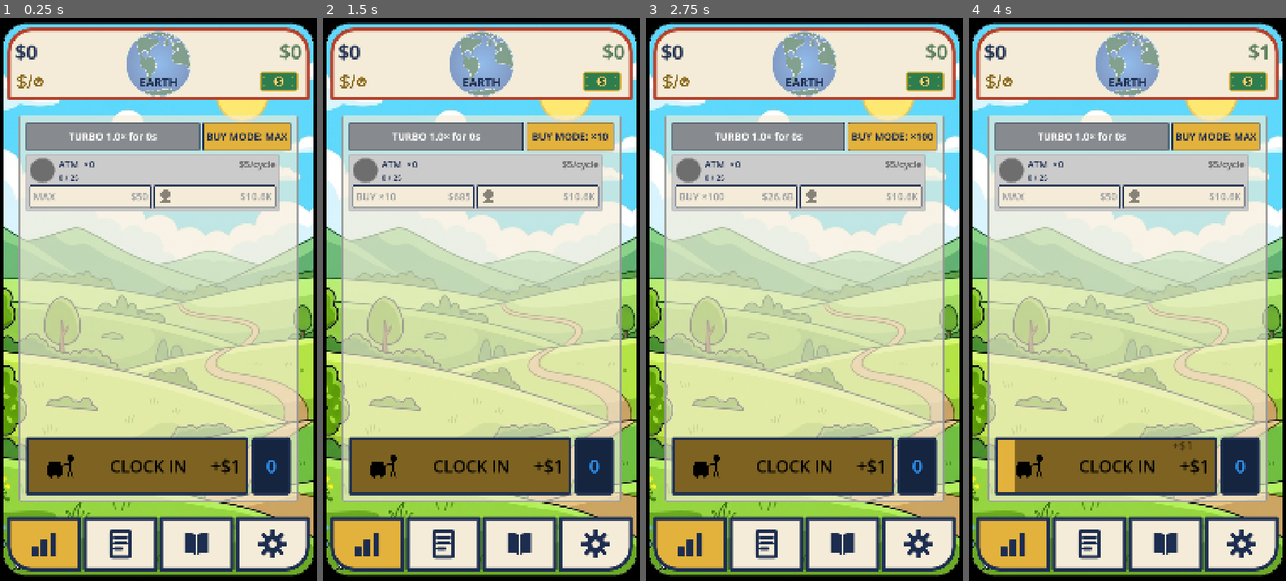
Above: before the commit, frames 1-4 (left to right).
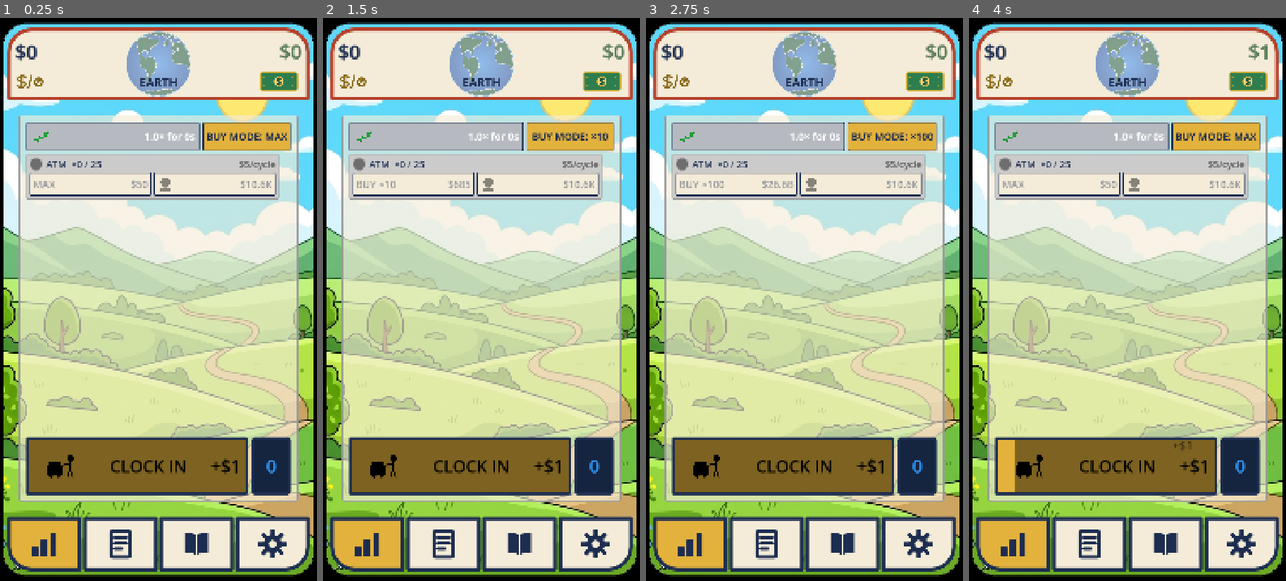
Above: after the commit, the same moments.

Repository: TimGoergen/american-tycoon
Game: Godot game, scene res://Main.tscn
The game is run twice, just before and just after one commit, with the same random seed, the same clock (stepped at 60 frames per second) and the same inputs.
Inputs (mouse positions are in pixels of both pictures, inside the frame that each line leads up to):
- Up to frame 1 (0.25 s): no input
- Up to frame 2 (1.5 s): click "BUY MODE: MAX" at 0.5 s; click "BUY MODE: ×1" at 1.25 s
- Up to frame 3 (2.75 s): click "BUY MODE: ×10" at 2 s
- Up to frame 4 (4 s): click "BUY MODE: ×100" at 2.75 s; click (1105, 468) at 3.5 s

The runs differ from the first frame. In frame 1, 6.6% of the frame differs, in the area x 8-89%, y 18-35%; in frame 2, 6.6%; in frame 3, 6.6%; in frame 4, 6.6%.

Commit message:
Property-row + TURBO button UI polish
- Hire button level-up state now shows the person icon + "LVL x"
  instead of spelling out the staffer's job title.
- Removed the milestone progress bar from each property row; the
  owned/next-tier-threshold info is now folded into the title as
  "<name>  xN / threshold" (or "/ MAX" past the final milestone).
- Replaced the word "TURBO" on the frenzy button with a new green
  growth-arrow icon (left-aligned); the live reward readout now
  right-aligns. New asset art/icons/turbo.svg (+ mipmapped .import,
  force-committed since *.import is gitignored).

Co-Authored-By: Claude Opus 4.8 <noreply@anthropic.com>
Claude-Session: https://claude.ai/code/session_01YGt1uUMG6RvKpKkyyiDnAD

Diff:
--- /dev/null
+++ b/game/art/icons/turbo.svg
@@ -0,0 +1,25 @@
+<?xml version="1.0" encoding="UTF-8"?>
+<!--
+  TURBO-mode symbol: an upward zig-zag "growth" arrow, recreated from Tim's
+  reference PNG (2026-06-29). Drawn as one reusable shape (a thick zig-zag
+  stroke plus a solid arrowhead) that is stamped twice: a darker copy offset
+  down-and-right for the extruded 3D shadow, then the bright copy on top.
+  Colors are driven by `color`/currentColor so the same geometry serves both.
+-->
+<svg xmlns="http://www.w3.org/2000/svg" viewBox="0 0 1063 886" width="1063" height="886">
+  <defs>
+    <g id="growth-arrow">
+      <!-- The climbing body: bottom-left up through two peaks toward the head. -->
+      <polyline points="120,715 255,592 372,690 520,452 652,560 812,388"
+                fill="none" stroke="currentColor" stroke-width="86"
+                stroke-linejoin="miter" stroke-linecap="butt" stroke-miterlimit="6"/>
+      <!-- Solid arrowhead; its back edge overlaps the body so they read as one. -->
+      <polygon points="980,138 712,248 892,520" fill="currentColor"/>
+    </g>
+  </defs>
+
+  <!-- Extruded shadow face: same shape, darker green, nudged down-right. -->
+  <use href="#growth-arrow" color="#11772A" transform="translate(20,22)"/>
+  <!-- Bright top face. -->
+  <use href="#growth-arrow" color="#1FA038"/>
+</svg>
--- a/game/scripts/ui/FrenzyBar.gd
+++ b/game/scripts/ui/FrenzyBar.gd
@@ -3,18 +3,28 @@
 
 # The frenzy meter IS the TURBO button (Tim, 2026-06-21): the meter fill doubles as
 # the button background — mustard while charging, red while burning — with a
-# transparent Button overlaid on top that carries the TURBO label and catches the
-# tap (the same "meter as button background" pattern the wage button uses).
+# transparent Button overlaid on top that catches the tap (the same "meter as button
+# background" pattern the wage button uses).
 #
-# The label always previews the live reward ("TURBO 2.4× for 54s") — every
-# irreversible decision shows its reward first (Spec §7 house rule).
+# On top of the button sit two pieces that ignore the mouse so the tap still reaches
+# it (Tim, 2026-06-29): the green growth-arrow icon, left-aligned, standing in for the
+# word "TURBO", and the live reward readout ("2.4× for 54s") right-aligned. The reward
+# is always previewed — every irreversible decision shows its reward first (Spec §7).
 
 signal pop_requested
+
+## The growth-arrow symbol that replaces the word "TURBO" on the button.
+const TURBO_TEX := preload("res://art/icons/turbo.svg")
+## Side length of that icon, sized to sit comfortably inside the button's height.
+const TURBO_ICON_SIZE := 64
 
 var _frenzy: FrenzyState
 var _tuning: TuningConfig
 
 var _button: Button
+## The reward readout drawn on the right of the button (the icon stands in for the
+## word "TURBO" on the left). Set live in _process.
+var _label: Label
 var _showing_burn_style := false
 
 ## Eased fill shown on the bar. The true meter is driven by the 10 Hz logic tick,
@@ -38,33 +48,53 @@
 	size_flags_vertical = Control.SIZE_FILL
 	UiPalette.style_framed_progress(self, UiPalette.MUSTARD_GOLD, UiPalette.PROGRESS_TRACK_GRAY)
 
-	# Transparent button overlaying the meter: the gold/red fill shows through, and
-	# only the TURBO label and the tap belong to the button. Empty styleboxes (with a
-	# little side padding) keep the meter visible while leaving room for the label so
-	# it doesn't kiss the navy frame.
-	var label_padding := StyleBoxEmpty.new()
-	label_padding.content_margin_left = 14
-	label_padding.content_margin_right = 14
-
+	# Transparent button overlaying the meter: the gold/red fill shows through, and only
+	# the tap belongs to the button. Empty styleboxes in every state keep the meter visible
+	# (a Button's default plate is opaque and would hide the fill).
 	_button = Button.new()
 	_button.set_anchors_preset(Control.PRESET_FULL_RECT)
-	# Horizontally centered label (Tim, 2026-06-21).
-	_button.alignment = HORIZONTAL_ALIGNMENT_CENTER
-	# Larger + bold TURBO label (Tim, 2026-06-25): 30% over the old FONT_SMALL lands at FONT_BUTTON.
-	_button.add_theme_font_size_override("font_size", UiPalette.FONT_BUTTON)
-	_button.add_theme_font_override("font", UiPalette.make_bold_font())
-	_button.add_theme_stylebox_override("normal", label_padding)
-	_button.add_theme_stylebox_override("hover", label_padding)
-	_button.add_theme_stylebox_override("pressed", label_padding)
-	_button.add_theme_stylebox_override("focus", StyleBoxEmpty.new())
-	# White TURBO label in EVERY state (Tim, 2026-06-23 / 2026-06-28) — including focus and
-	# hover-pressed, so a click never recolors it. Disabled is the common state (can't pop until
-	# charged), so it too stays white rather than the default greyed wash.
-	for state in ["font_color", "font_hover_color", "font_pressed_color", "font_focus_color",
-			"font_hover_pressed_color", "font_disabled_color"]:
-		_button.add_theme_color_override(state, Color.WHITE)
+	for state in ["normal", "hover", "pressed", "focus", "disabled"]:
+		_button.add_theme_stylebox_override(state, StyleBoxEmpty.new())
 	_button.pressed.connect(func() -> void: pop_requested.emit())
 	add_child(_button)
+
+	# Overlay sitting on top of the button: the icon on the left, the reward text on the
+	# right. It ignores the mouse so taps pass straight through to the button beneath. The
+	# side margins keep both pieces clear of the navy frame.
+	var overlay := MarginContainer.new()
+	overlay.set_anchors_preset(Control.PRESET_FULL_RECT)
+	overlay.add_theme_constant_override("margin_left", 16)
+	overlay.add_theme_constant_override("margin_right", 16)
+	overlay.mouse_filter = Control.MOUSE_FILTER_IGNORE
+	_button.add_child(overlay)
+
+	var row := HBoxContainer.new()
+	row.add_theme_constant_override("separation", 10)
+	row.mouse_filter = Control.MOUSE_FILTER_IGNORE
+	overlay.add_child(row)
+
+	# Left: the growth-arrow icon standing in for the word "TURBO".
+	var icon := TextureRect.new()
+	icon.texture = TURBO_TEX
+	icon.custom_minimum_size = Vector2(TURBO_ICON_SIZE, TURBO_ICON_SIZE)
+	icon.expand_mode = TextureRect.EXPAND_IGNORE_SIZE
+	icon.stretch_mode = TextureRect.STRETCH_KEEP_ASPECT_CENTERED
+	icon.size_flags_vertical = Control.SIZE_SHRINK_CENTER
+	icon.mouse_filter = Control.MOUSE_FILTER_IGNORE
+	row.add_child(icon)
+
+	# Right: the live reward readout. It takes the remaining width and right-aligns, so the
+	# text hugs the frame's right edge while the icon stays pinned left.
+	_label = Label.new()
+	_label.horizontal_alignment = HORIZONTAL_ALIGNMENT_RIGHT
+	_label.vertical_alignment = VERTICAL_ALIGNMENT_CENTER
+	_label.size_flags_horizontal = Control.SIZE_EXPAND_FILL
+	_label.mouse_filter = Control.MOUSE_FILTER_IGNORE
+	# Larger + bold readout (Tim, 2026-06-25), white in all states so a tap never recolors it.
+	_label.add_theme_font_size_override("font_size", UiPalette.FONT_BUTTON)
+	_label.add_theme_font_override("font", UiPalette.make_bold_font())
+	_label.add_theme_color_override("font_color", Color.WHITE)
+	row.add_child(_label)
 
 
 func _process(delta: float) -> void:
@@ -74,15 +104,16 @@
 	if _frenzy.mode == FrenzyState.Mode.BURNING:
 		_set_burn_style(true)
 		var seconds_left := _frenzy.meter * _tuning.frenzy_burn_duration
-		# Multiplier reads "2.4×" (the × trails the number) per Tim's call.
-		_button.text = "%.1f× — %ds left" % [_frenzy.locked_multiplier, int(seconds_left)]
+		# Multiplier reads "2.4×" (the × trails the number) per Tim's call. The icon on the
+		# left already conveys "TURBO", so the readout is just the reward.
+		_label.text = "%.1f× — %ds left" % [_frenzy.locked_multiplier, int(seconds_left)]
 		_button.disabled = true
 	else:
 		_set_burn_style(false)
 		# Live preview of what a pop right now would lock in.
 		var preview_mult := 1.0 + (_tuning.frenzy_max_multiplier - 1.0) * _frenzy.meter
 		var preview_secs := _frenzy.meter * _tuning.frenzy_burn_duration
-		_button.text = "TURBO %.1f× for %ds" % [preview_mult, int(preview_secs)]
+		_label.text = "%.1f× for %ds" % [preview_mult, int(preview_secs)]
 		_button.disabled = not _frenzy.can_pop()
 
 
--- a/game/scripts/ui/PropertyRow.gd
+++ b/game/scripts/ui/PropertyRow.gd
@@ -99,8 +99,6 @@
 var _name_label: Label
 var _income_label: Label
 var _cycle_bar: ProgressBar
-var _milestone_bar: ProgressBar
-var _milestone_label: Label
 var _buy_button: Button
 var _buy_caption_label: Label
 var _buy_cost_label: Label
@@ -193,26 +191,6 @@
 	_cycle_bar.size_flags_vertical = Control.SIZE_SHRINK_CENTER
 	UiPalette.style_progress_bar(_cycle_bar, UiPalette.MONEY_GREEN)
 	top_section.add_child(_cycle_bar)
-
-	# Milestone slider: min = last milestone, max = next (Spec §3.5 — "the pile can push me
-	# over 40" is part of the return spike). Lives in top_section (right of the portrait) so it
-	# shares the cycle bar's width and the portrait spans it too (Tim, 2026-06-22).
-	var milestone_line := HBoxContainer.new()
-	milestone_line.add_theme_constant_override("separation", 10)
-	top_section.add_child(milestone_line)
-
-	_milestone_bar = ProgressBar.new()
-	_milestone_bar.show_percentage = false
-	_milestone_bar.custom_minimum_size = Vector2(0, 18)
-	_milestone_bar.size_flags_horizontal = Control.SIZE_EXPAND_FILL
-	_milestone_bar.size_flags_vertical = Control.SIZE_SHRINK_CENTER
-	UiPalette.style_progress_bar(_milestone_bar, UiPalette.NAVY)
-	milestone_line.add_child(_milestone_bar)
-
-	_milestone_label = Label.new()
-	_milestone_label.add_theme_color_override("font_color", UiPalette.NAVY)
-	_milestone_label.add_theme_font_size_override("font_size", UiPalette.FONT_SMALL)
-	milestone_line.add_child(_milestone_label)
 
 	# Buy / hire buttons (bulk-buy is mandatory — GDD §3.1). The buy button's
 	# count follows the global buy-mode toggle.
@@ -333,17 +311,23 @@
 			or prop_index == _economy.get_cheapest_unaffordable_unowned_index(current_tier))
 
 	var config := _prop.config as PropertyConfig
-	_name_label.text = "%s  ×%d" % [config.display_name, _prop.units_owned]
+	# Name shows the owned count and, after the slash, the unit threshold of the next
+	# milestone tier (the old progress bar's information, folded into the title — Tim,
+	# 2026-06-29). Past the final milestone there is no next count, so we show "MAX".
+	var next_milestone := _prop.get_next_milestone_count()
+	if next_milestone <= 0:
+		_name_label.text = "%s  ×%d / MAX" % [config.display_name, _prop.units_owned]
+	else:
+		_name_label.text = "%s  ×%d / %d" % [config.display_name, _prop.units_owned, next_milestone]
 
 	# A rung the player owns no units of yet gets a drab gray "locked" look; once a
 	# unit is bought it switches to the normal cream styling (applied on change).
 	var owned := _prop.units_owned > 0
 	_apply_ownership_styling(owned)
 
-	# An unowned rung has no cycle to run and no milestone tier reached, so both bars are
-	# hidden until the player owns at least one unit (Tim, 2026-06-28).
+	# An unowned rung has no cycle to run, so the cycle bar is hidden until the player
+	# owns at least one unit (Tim, 2026-06-28).
 	_cycle_bar.visible = owned
-	_milestone_bar.visible = owned
 
 	# Keep the portrait circle square and as tall as this top section: its height is already
 	# stretched to the section by the layout, so we just match the width to it.
@@ -432,21 +416,6 @@
 	var rush_held := _manager_circle.is_held() and _prop.units_owned > 0
 	_set_cycle_color(rush_no_longer_option, rush_held)
 
-	# Milestone slider runs from the last crossed milestone to the next one. Past the
-	# final milestone (400) there is no next, so the bar reads full and the label maxed.
-	var next_milestone := _prop.get_next_milestone_count()
-	var last_milestone := _prop.get_last_milestone_count()
-	if next_milestone <= 0:
-		_milestone_bar.min_value = 0
-		_milestone_bar.max_value = maxi(last_milestone, 1)
-		_milestone_bar.value = maxi(last_milestone, 1)
-		_milestone_label.text = "%d / MAX" % _prop.units_owned
-	else:
-		_milestone_bar.min_value = last_milestone
-		_milestone_bar.max_value = next_milestone
-		_milestone_bar.value = _prop.units_owned
-		_milestone_label.text = "%d / %d" % [_prop.units_owned, next_milestone]
-
 	_refresh_buy_button()
 	_refresh_hire_button()
 
@@ -529,11 +498,11 @@
 		# Best tier for this epoch reached — the button now buys within-epoch staff levels,
 		# each compounding this property's income (GDD §6.1). It is a live action, so it uses
 		# the normal action styling, not the old faint-green disabled plate. The headshot icon
-		# yields to the staffer's NAME + current level.
+		# stands in for the staffer (we no longer spell out the job title); the left label just
+		# shows the current level (Tim, 2026-06-29).
 		_apply_hire_styling(false)
-		_hire_icon.visible = false
-		var staffer := EpochCatalog.staffer_name(tier, prop_index).to_upper()
-		_hire_left_label.text = "%s · LV %d" % [staffer, _prop.staff_level]
+		_hire_icon.visible = true
+		_hire_left_label.text = "LVL %d" % _prop.staff_level
 		var level_cost := _economy.get_staff_level_cost(prop_index)
 		_hire_cost_label.text = Money.of(level_cost).display()
 		# Same gate as hiring: need the cash, and units for the staffer to run.
@@ -541,6 +510,7 @@
 		# Full navy when affordable; dimmed navy when not — matching the HIRE/UPGRADE state.
 		var level_color := Color(UiPalette.NAVY, 0.45) if _hire_button.disabled else UiPalette.NAVY
 		_set_split_label_color(_hire_left_label, _hire_cost_label, level_color)
+		_hire_icon.modulate = level_color
 		return
 
 	# Otherwise a tier is available to buy: tier 1 (HIRE) from unstaffed, or the next
Not shown, added: game/art/icons/turbo.svg.import
